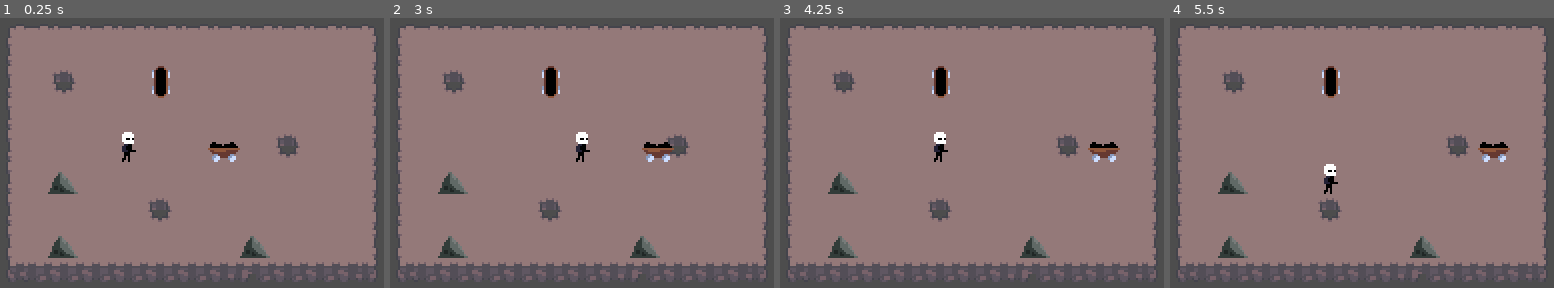
Above: before the commit, frames 1-4 (left to right).
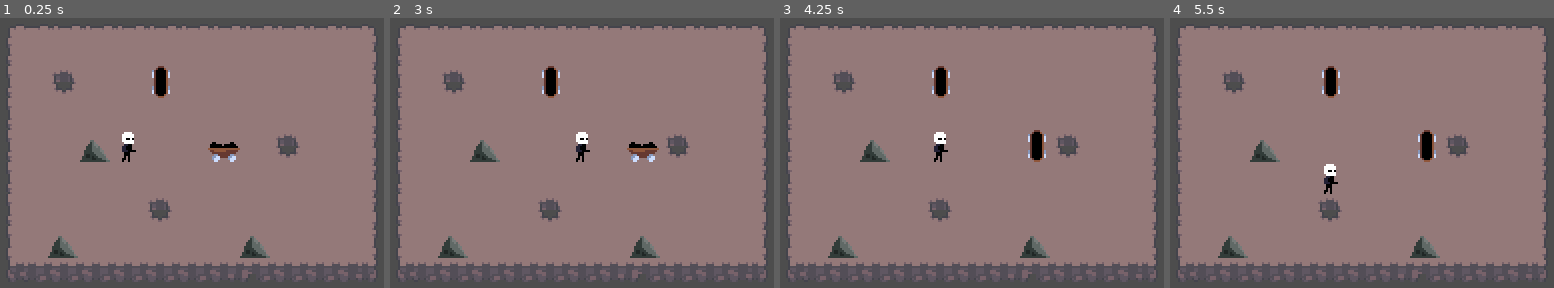
Above: after the commit, the same moments.

Repository: kandlash/UnwrappingKrampus
Game: Godot game, scene res://scenes/world.tscn
Two runs of this game, one before a commit and one after it. Both use one fixed random seed, a clock stepped at 60 frames per second and the inputs below.
Inputs:
- Up to frame 1 (0.25 s): no input
- Up to frame 2 (3 s): tap Enter at 0.5, 2 s; hold D (move_right) 0.53-1.28 s; tap Space (action) at 0.6, 1.25, 1.35, 2.1, 2.75, 2.85 s; hold S (move_down) 1.28-2.03 s; hold D (move_right) 2.03-2.78 s; hold W (move_up) from 2.78 s (still down)
- Up to frame 3 (4.25 s): tap Enter at 3.5 s; release W (move_up) at 3.53 s; hold A (move_left) from 3.53 s (still down); tap Space (action) at 3.6 s
- Up to frame 4 (5.5 s): tap Space (action) at 4.25, 4.35, 5.1 s; release A (move_left) at 5.03 s; hold S (move_down) from 5.03 s (still down)

The runs differ from the first frame. In frame 1, 0.7% of the frame differs, in the area x 12-29%, y 45-66%; in frame 2, 1.2%; in frame 3, 1.6%, in the area x 12-89%, y 41-66%; in frame 4, 1.6%.

Commit message:
cart is moving with logic i wanted

Diff:
--- a/scenes/cart.tscn
+++ b/scenes/cart.tscn
@@ -60,6 +60,8 @@
 shape = SubResource("CircleShape2D_b2uhi")
 debug_color = Color(0.427088, 0.459018, 1, 0.42)
 
+[node name="RayCast2D" type="RayCast2D" parent="."]
+
 [connection signal="body_entered" from="top_area" to="." method="_on_top_area_body_entered"]
 [connection signal="body_exited" from="top_area" to="." method="_on_top_area_body_exited"]
 [connection signal="body_entered" from="down_area" to="." method="_on_down_area_body_entered"]
--- a/scenes/world.tscn
+++ b/scenes/world.tscn
@@ -24,7 +24,7 @@
 position = Vector2(176, 120)
 
 [node name="rock3" parent="." instance=ExtResource("4_f3nq8")]
-position = Vector2(80, 88)
+position = Vector2(96, 72)
 
 [node name="rock4" parent="." instance=ExtResource("4_f3nq8")]
 position = Vector2(80, 120)
--- a/static_body_2d.gd
+++ b/static_body_2d.gd
@@ -33,8 +33,29 @@
 		move()
 
 func move():
+	var distance
+	$RayCast2D.target_position = direction * 200
+	$RayCast2D.force_raycast_update()
+	if $RayCast2D.is_colliding():
+		distance = position.distance_to($RayCast2D.get_collision_point())
+
+	var coof = round(distance/16)-1
 	var tween = create_tween()
-	tween.tween_property(self, "position", position + direction * 50, 0.3)
+	tween.tween_property(
+	self,
+	"position",
+	position + direction * 16 * coof,
+	0.2*coof
+	).set_trans(Tween.TRANS_SPRING)
+	tween.tween_callback(end_cart_move)
+
+func end_cart_move():
+	if facing_left_right:
+		enable_top_down()
+		facing_left_right = false
+	else:
+		facing_left_right = true
+		enable_left_right()
 
 func _on_top_area_body_entered(body: Node2D) -> void:
 	if body.name == "Player":
